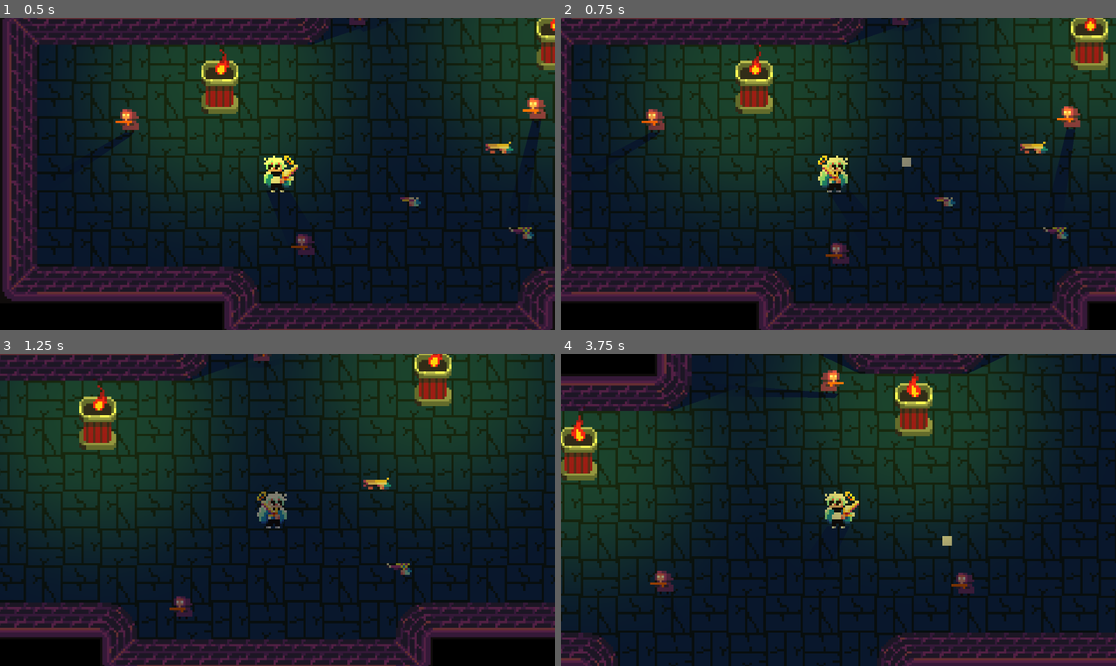
Above: before the commit, frames 1-4 (two rows, left to right).
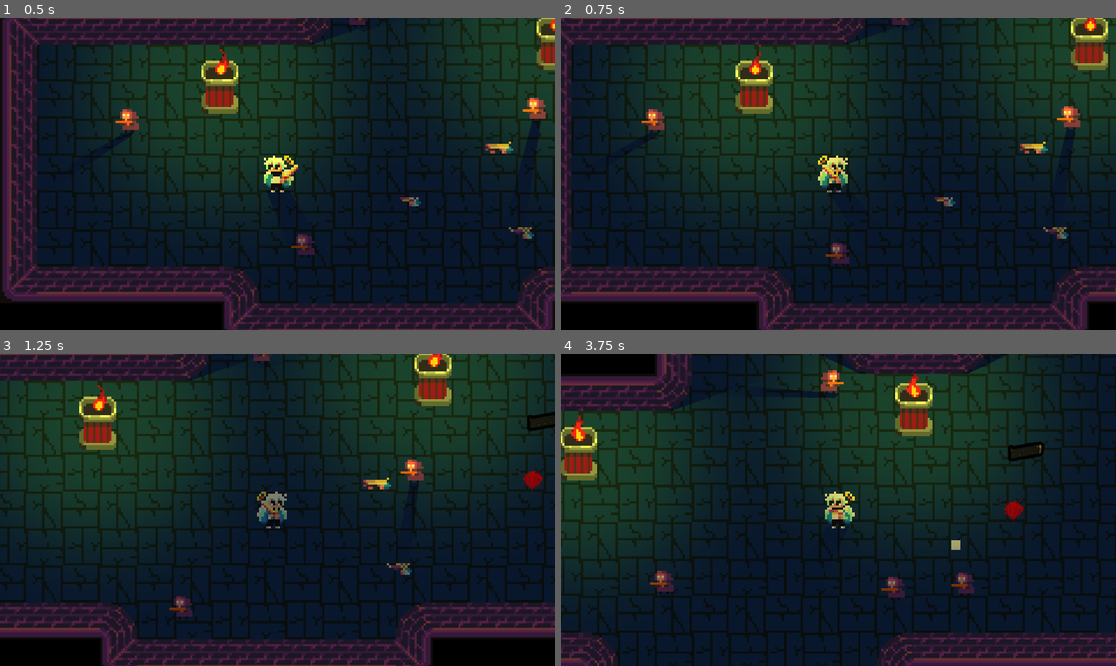
Above: after the commit, the same moments.

Repository: NielsOuvrard/TheShadowOfHeaven
Game: Godot game, scene res://Scenes/game.tscn
Same seed, same stepped clock (60 frames per second), same inputs: the game is played once before the commit and once after it.
Inputs (mouse positions are in pixels of both pictures, inside the frame that each line leads up to):
- Up to frame 1 (0.5 s): no input
- Up to frame 2 (0.75 s): move the mouse to (960, 158) at 0.52 s; hold Right (move_right) from 0.53 s (still down); hold Space (shoot) from 0.53 s (still down)
- Up to frame 3 (1.25 s): keep holding Right (move_right); keep holding Space (shoot); tap Q (change_weapon, bound only after the commit) at 0.8 s
- Up to frame 4 (3.75 s): move the mouse to (727, 525) at 1.27 s; release Right (move_right) at 1.28 s; release Space (shoot) at 1.28 s; hold Down (move_down) 1.28-2.03 s; tap Q (change_weapon, bound only after the commit) at 1.35, 2.3, 2.85 s; tap Space (shoot) at 1.55, 3.05 s; move the mouse to (894, 441) at 2.02 s; hold Right (move_right) 2.03-2.78 s; hold Space (shoot) 2.03-2.78 s; move the mouse to (810, 572) at 2.77 s; hold Up (move_up) 2.78-3.53 s; move the mouse to (1005, 556) at 3.52 s; hold Left (move_left) from 3.53 s (still down); hold Space (shoot) from 3.53 s (still down)

Frame 1 is identical in both runs. In frame 2, less than 0.1% of the frame differs, in the area x 61-64%, y 44-48%; in frame 3, 0.6%; in frame 4, 0.8%, in the area x 48-88%, y 28-79%.

Commit message:
inventory master, collect items

Diff:
--- a/Scenes/game.tscn
+++ b/Scenes/game.tscn
@@ -1,10 +1,11 @@
-[gd_scene load_steps=6 format=4 uid="uid://bo4n02j4pcicp"]
+[gd_scene load_steps=7 format=4 uid="uid://bo4n02j4pcicp"]
 
 [ext_resource type="TileSet" uid="uid://dm8na3erkiu3q" path="res://TileSet/greed.tres" id="1_coy4n"]
 [ext_resource type="PackedScene" uid="uid://0y06vbi8ods3" path="res://Scenes/player.tscn" id="2_ogfqg"]
 [ext_resource type="PackedScene" uid="uid://domryt018ofom" path="res://Scenes/weapon.tscn" id="3_1socm"]
 [ext_resource type="PackedScene" uid="uid://cy2atdt0bqntm" path="res://Scenes/torch.tscn" id="3_dyfy7"]
 [ext_resource type="PackedScene" uid="uid://ci1y4rydunn2t" path="res://Scenes/sectarian.tscn" id="3_oa1ul"]
+[ext_resource type="PackedScene" uid="uid://bcbtjhffrph75" path="res://Scenes/item.tscn" id="5_43vmu"]
 
 [node name="Game" type="Node2D"]
 
@@ -36,17 +37,6 @@
 
 [node name="Torch2" parent="TerrainElements" instance=ExtResource("3_dyfy7")]
 position = Vector2(-25, -42)
-
-[node name="Weapon" parent="TerrainElements" instance=ExtResource("3_1socm")]
-position = Vector2(58, 10)
-
-[node name="Weapon2" parent="TerrainElements" instance=ExtResource("3_1socm")]
-position = Vector2(106, 24)
-type_weapon = 3
-
-[node name="Weapon3" parent="TerrainElements" instance=ExtResource("3_1socm")]
-position = Vector2(97, -13)
-type_weapon = 2
 
 [node name="Player" parent="." instance=ExtResource("2_ogfqg")]
 position = Vector2(2.08165e-12, 2.08165e-12)
@@ -83,3 +73,22 @@
 movement_type = 1
 
 [node name="Items" type="Node" parent="."]
+
+[node name="Weapon" parent="Items" instance=ExtResource("3_1socm")]
+position = Vector2(58, 10)
+
+[node name="Weapon2" parent="Items" instance=ExtResource("3_1socm")]
+position = Vector2(106, 24)
+type_weapon = 3
+
+[node name="Weapon3" parent="Items" instance=ExtResource("3_1socm")]
+position = Vector2(97, -13)
+type_weapon = 2
+
+[node name="Item" parent="Items" instance=ExtResource("5_43vmu")]
+position = Vector2(163, -13)
+type_item = 3
+
+[node name="Item2" parent="Items" instance=ExtResource("5_43vmu")]
+position = Vector2(168, -39)
+type_item = 1
--- a/Scenes/item.tscn
+++ b/Scenes/item.tscn
@@ -1,6 +1,7 @@
-[gd_scene load_steps=3 format=3 uid="uid://bcbtjhffrph75"]
+[gd_scene load_steps=4 format=3 uid="uid://bcbtjhffrph75"]
 
 [ext_resource type="Script" path="res://scripts/item.gd" id="1_tbm5b"]
+[ext_resource type="Texture2D" uid="uid://eba8p4a1wcyh" path="res://Assets/Items/life.png" id="2_2yyxl"]
 
 [sub_resource type="CircleShape2D" id="CircleShape2D_uytgi"]
 radius = 5.83095
@@ -9,6 +10,8 @@
 script = ExtResource("1_tbm5b")
 
 [node name="ItemSprite" type="Sprite2D" parent="."]
+scale = Vector2(0.424242, 0.424242)
+texture = ExtResource("2_2yyxl")
 
 [node name="Area2D" type="Area2D" parent="."]
 
--- a/Scripts/data.gd
+++ b/Scripts/data.gd
@@ -59,25 +59,29 @@
 const ITEMS = {
 	Items.PISTOL_AMMO: {
 		"name": "pistol_ammo",
-		"texture": "res://Assets/Items/GunAmmo.png",
+		"texture": "res://Assets/Items/ammo.png", # TODO put art's work
+		"weapon": Weapons.PISTOL,
 		"n_max": 6,
 		"n_min": 1
 	},
 	Items.SHOTGUN_AMMO: {
 		"name": "shotgun_ammo",
-		"texture": "res://Assets/Items/ShotgunAmmo.png",
+		"texture": "res://Assets/Items/ammo.png", # TODO put art's work
+		"weapon": Weapons.SHOTGUN,
 		"n_max": 4,
 		"n_min": 1
 	},
 	Items.RAYGUN_AMMO: {
 		"name": "raygun_ammo",
-		"texture": "res://Assets/Items/RayGunAmmo.png",
+		"texture": "res://Assets/Items/ammo.png", # TODO put art's work
+		"weapon": Weapons.RAYGUN,
 		"n_max": 2,
 		"n_min": 1
 	},
 	Items.LIFE: {
 		"name": "life",
-		"texture": "res://Assets/Items/Life.png",
+		"texture": "res://Assets/Items/life.png",  # TODO put art's work
+		"weapon": null,
 		"n_max": 15,
 		"n_min": 3
 	},
--- a/Scripts/player.gd
+++ b/Scripts/player.gd
@@ -28,9 +28,9 @@
 		Data.Weapons.RAYGUN: 0
 	}
 	var ammo_current := {
-		Data.Weapons.PISTOL: 0,
-		Data.Weapons.SHOTGUN: 0,
-		Data.Weapons.RAYGUN: 0
+		Data.Weapons.PISTOL: Data.WEAPONS[Data.Weapons.PISTOL].ammo_max,
+		Data.Weapons.SHOTGUN: Data.WEAPONS[Data.Weapons.SHOTGUN].ammo_max,
+		Data.Weapons.RAYGUN: Data.WEAPONS[Data.Weapons.RAYGUN].ammo_max
 	}
 	var weapons_unlocked := {
 		Data.Weapons.SWORD: true,
@@ -49,6 +49,11 @@
 		self.parent_node = _parent_node
 
 	func shoot():
+		if current_weapon == Data.Weapons.SWORD:
+			return
+		if ammo_current[current_weapon] == 0:
+			return
+		ammo_current[current_weapon] -= 1
 		shoot_cooldown.start()
 		var window_size = parent_node.get_viewport().get_visible_rect().size
 		var mouse_position = parent_node.get_viewport().get_mouse_position() - window_size / 2
@@ -60,10 +65,18 @@
 		ball.position = mouse_position + parent_node.position
 		parent_node.get_parent().add_child(ball)
 
+	func debug_inventory():
+		for weapon in Data.WEAPONS:
+			if weapon == Data.Weapons.SWORD:
+				continue
+			print("weapon ", Data.WEAPONS[weapon].name, " ammo current ", ammo_current[weapon], " ammo inventory ", ammo_inventory[weapon])
+
 	func reload():
-		if ammo_current[current_weapon] == Data.WEAPONS[Data.Weapons.PISTOL].ammo_max:
+		if current_weapon == Data.Weapons.SWORD:
 			return
 		if ammo_inventory[current_weapon] == 0:
+			return
+		if ammo_current[current_weapon] == Data.WEAPONS[current_weapon].ammo_max:
 			return
 		# state = State.RELOAD
 		# action_cooldown.start()
@@ -78,13 +91,18 @@
 		while not weapons_unlocked[next_weapon]:
 			next_weapon = (next_weapon + 1) % Data.WEAPONS.size()
 
+		# debug_inventory()
+
 		if next_weapon == current_weapon:
 			return
 		current_weapon = next_weapon as Data.Weapons
 		weapon_sprite.texture = load(Data.WEAPONS[current_weapon].texture)
 
 	func add_to_inventory(item: Data.Items, number: int):
-		ammo_inventory[item] += number
+		if item == Data.Items.LIFE:
+			life += number
+		else:
+			ammo_inventory[Data.ITEMS[item]["weapon"]] += number
 
 	func unlock_weapon(weapon: Data.Weapons):
 		weapons_unlocked[weapon] = true
@@ -137,18 +155,11 @@
 	# * Actions
 	if Input.is_action_pressed("reload") and shot_cooldown.is_stopped():
 		shot_cooldown.start()
+		player.reload()
 
-		# ! change to reload animation, and add an action for changing the weapon
+	if Input.is_action_pressed("change_weapon") and shot_cooldown.is_stopped():
+		shot_cooldown.start()
 		player.change_weapon()
 
 	if Input.is_action_pressed('shoot') and shot_cooldown.is_stopped():
-		shot_cooldown.start()
-		var window_size = get_viewport().get_visible_rect().size
-		var mouse_position = get_viewport().get_mouse_position() - window_size / 2
-
-		mouse_position = mouse_position.normalized() # * amos.size.x ?
-
-		var ball = BALL.instantiate()
-		ball.direction_ball = mouse_position
-		ball.position = mouse_position + player_body.position
-		get_parent().add_child(ball)
+		player.shoot()
--- a/project.godot
+++ b/project.godot
@@ -65,6 +65,11 @@
 "events": [Object(InputEventKey,"resource_local_to_scene":false,"resource_name":"","device":-1,"window_id":0,"alt_press …(195 unchanged characters)…
 ]
 }
+change_weapon={
+"deadzone": 0.5,
+"events": [Object(InputEventKey,"resource_local_to_scene":false,"resource_name":"","device":-1,"window_id":0,"alt_pressed":false,"shift_pressed":false,"ctrl_pressed":false,"meta_pressed":false,"pressed":false,"keycode":0,"physical_keycode":81,"key_label":0,"unicode":97,"location":0,"echo":false,"script":null)
+]
+}
 
 [rendering]
 
Binary file added: Assets/Items/ammo.png
Not shown, added: Assets/Items/ammo.png.import
Binary file added: Assets/Items/life.png
Not shown, added: Assets/Items/life.png.import
